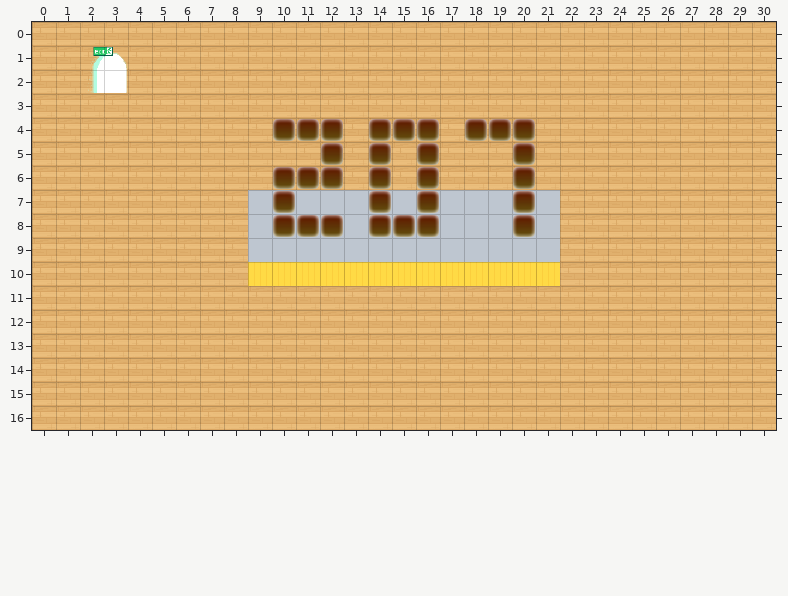
Tiled map (JSON): dist/map/207.json. The picture above is the old version.
Cells are 32x32 px. Shown: x 0..30, y 0..16.
The same view after the edit:
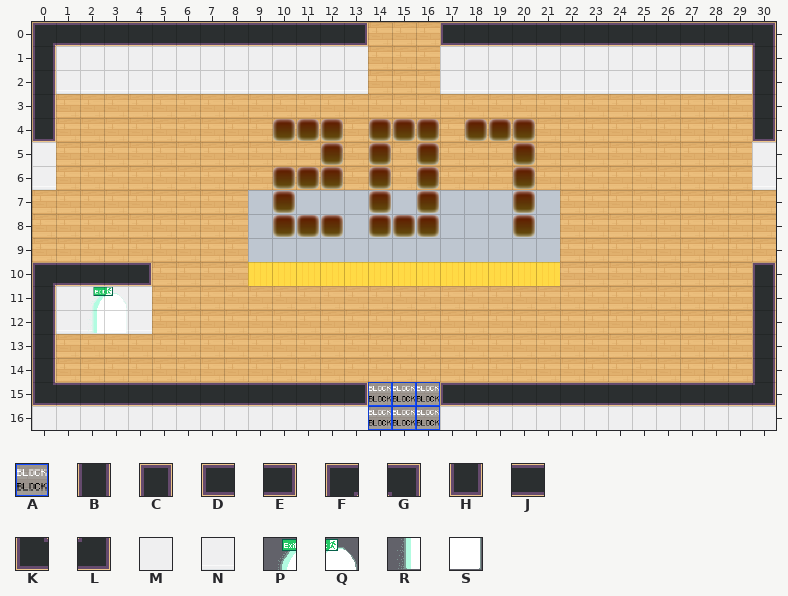
Key: from "Special_Zones": A 0; from "tileset5_export": B 44, C 45, D 46, E 47, F 48, G 49, H 55, J 56, K 58, L 59, M 62, N 72; from "worldExit": P 0, Q 1, R 2, S 3.
_ is an empty cell, . an unchanged one.
Tiles of an added or newly shown layer are drawn over the layers below it.
See-through tiles are keyed as they look on the map.
Difference:
--- layer "block-south" (now shown)
@@ x 14..16 @@
-15 ___
-16 ___
+15 AAA
+16 AAA
--- layer "walls" (now shown)
@@ x 0..30 @@
- 0 ______________...______________
- 1 ______________...______________
- 2 ______________...______________
- 3 _............................._
- 4 _............................._
- 5 _............................._
- 6 _............................._
+ 0 FJJJJJJJJJJJJE...DJJJJJJJJJJJJG
+ 1 BMMMMMMMMMMMMM...MMMMMMMMMMMMMB
+ 2 BNNNNNNNNNNNNN...NNNNNNNNNNNNNB
+ 3 B.............................B
+ 4 H.............................H
+ 5 M.............................M
+ 6 N.............................N
@@ x 0..30 @@
-10 .............................._
-11 _............................._
-12 _............................._
-13 _............................._
-14 _............................._
-15 ______________...______________
-16 ______________...______________
+10 ..............................C
+11 B.............................B
+12 B.............................B
+13 B.............................B
+14 B.............................B
+15 KJJJJJJJJJJJJE...DJJJJJJJJJJJJL
+16 MMMMMMMMMMMMMM...MMMMMMMMMMMMMM
--- layer "walltest" (added)
@@ x 0..4 @@
-10 _____
-11 .____
-12 .____
+10 FJJJE
+11 .MMMM
+12 .NNNN
--- layer "LOBBYx"
@@ x 2..3 @@
- 1 PQ
- 2 RS
+ 1 __
+ 2 __
@@ x 2..3 @@
-11 __
-12 __
+11 PQ
+12 RS
Pixel boxes of the changes (left, top, right, bottom) in both pictures:
changed: (32, 22, 368, 190)
added: (440, 22, 776, 190)
added: (32, 262, 776, 430)
